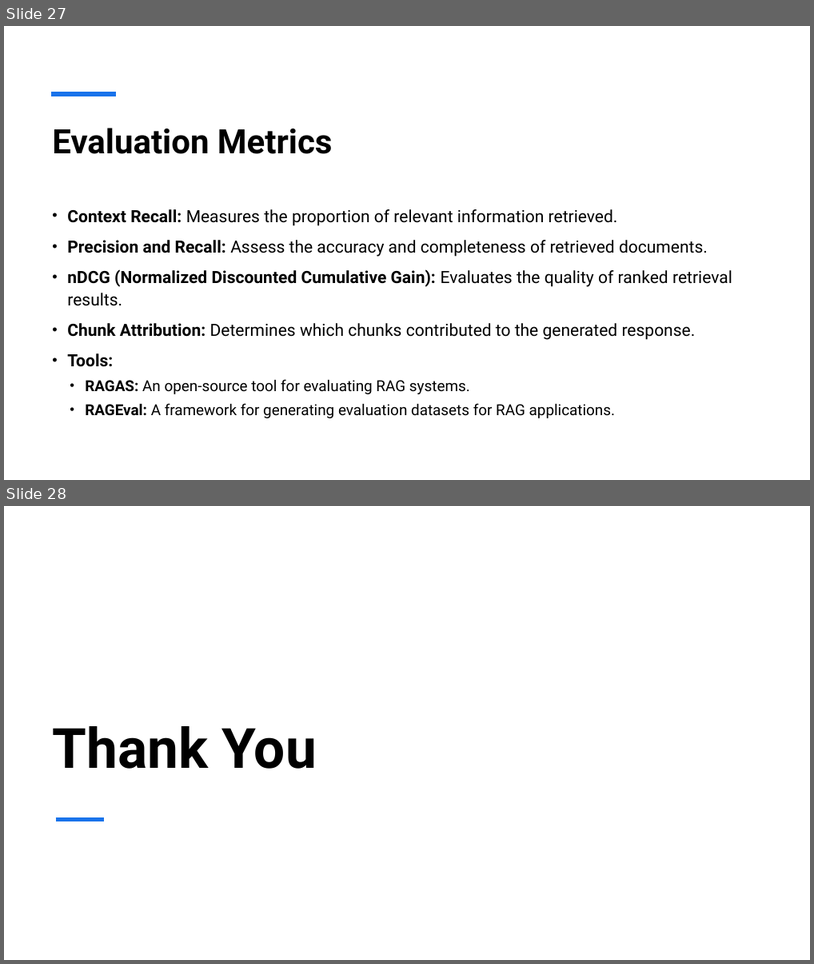
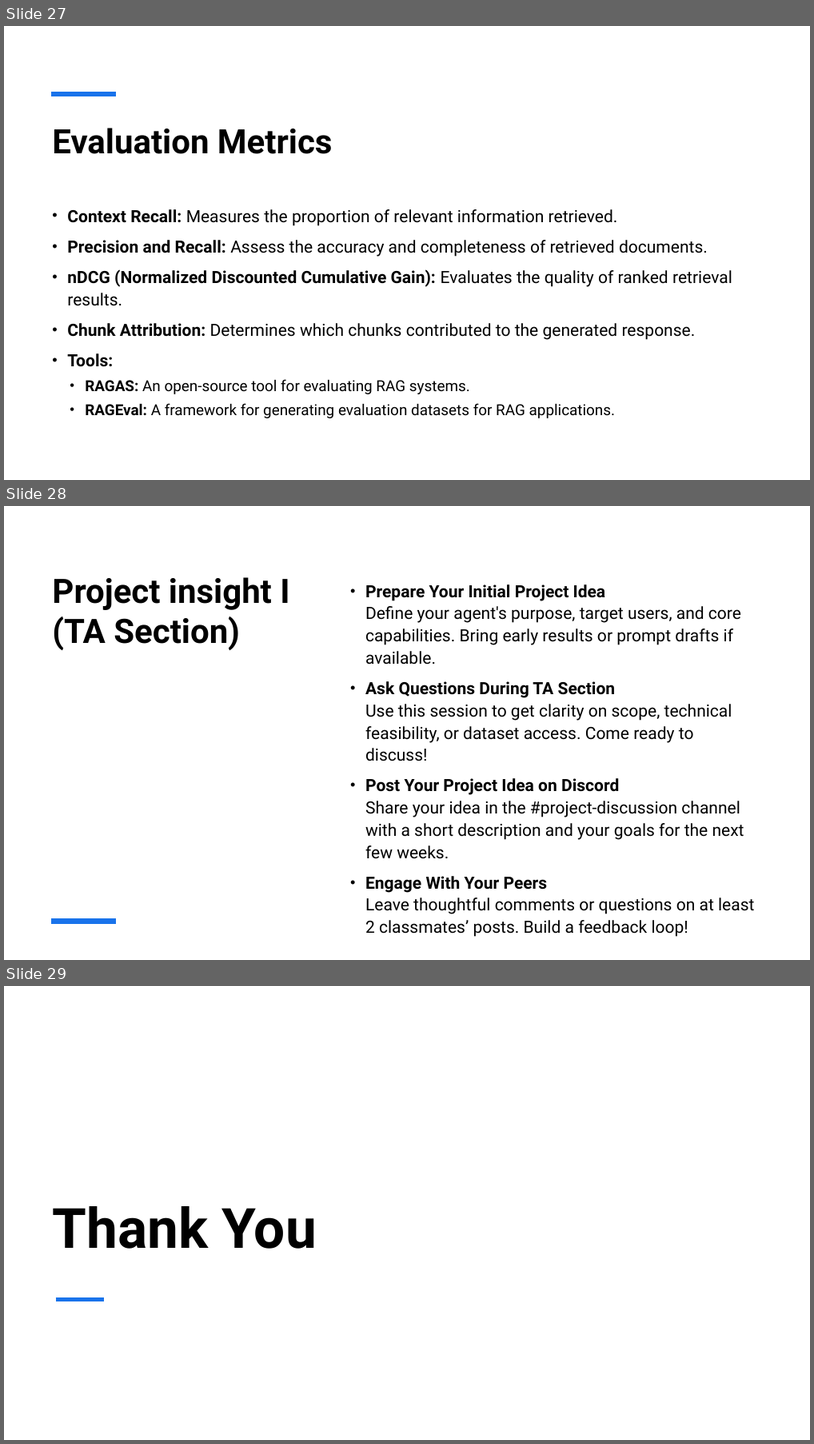
Before and after one commit to inference-ai-course/MLE_in_Gen_AI-Course, a slide deck: class4/Presentation4.pptx. Shown one above the other, each under a label of ours: slides 27 and 28 before the commit, slides 27, 28 and 29 after it. The pictures are 814x964 and 814x1444 pixels, drawn with LibreOffice and Linux fonts; fonts in the diff are those of the drawing. Boxes give left, top, right and bottom in pixels: in the first picture for what was removed or moved away, otherwise in the second. Text is boxed around its words. In the diff, an @@ line names an element or a change of style, - is before the commit and + after.

```diff
--- a/class4/Presentation4.pptx
+++ b/class4/Presentation4.pptx
@@ slide 28 added at box(4, 506, 810, 960), background #FFFFFF @@
@@ title added at box(52, 577, 290, 650), 40 pt, text #000000, bold @@
+Project insight I (TA Section)
@@ text added at box(366, 584, 754, 933), 20 pt, text #000000 @@
+• Prepare Your Initial Project Idea
+  Define your agent's purpose, target users, and core capabilities. Bring early results or prompt drafts if available.
+• Ask Questions During TA Section
+  Use this session to get clarity on scope, technical feasibility, or dataset access. Come ready to discuss!
+• Post Your Project Idea on Discord
+  Share your idea in the #project-discussion channel with a short description and your goals for the next few weeks.
+• Engage With Your Peers
+  Leave thoughtful comments or questions on at least 2 classmates’ posts. Build a feedback loop!
@@ line added from (51, 921) to (116, 921), #1973EB 6 pt @@
@@ what was slide 28 is now slide 29 @@
```
Also in this commit, not shown: 1 slide changed, 6 other files.
